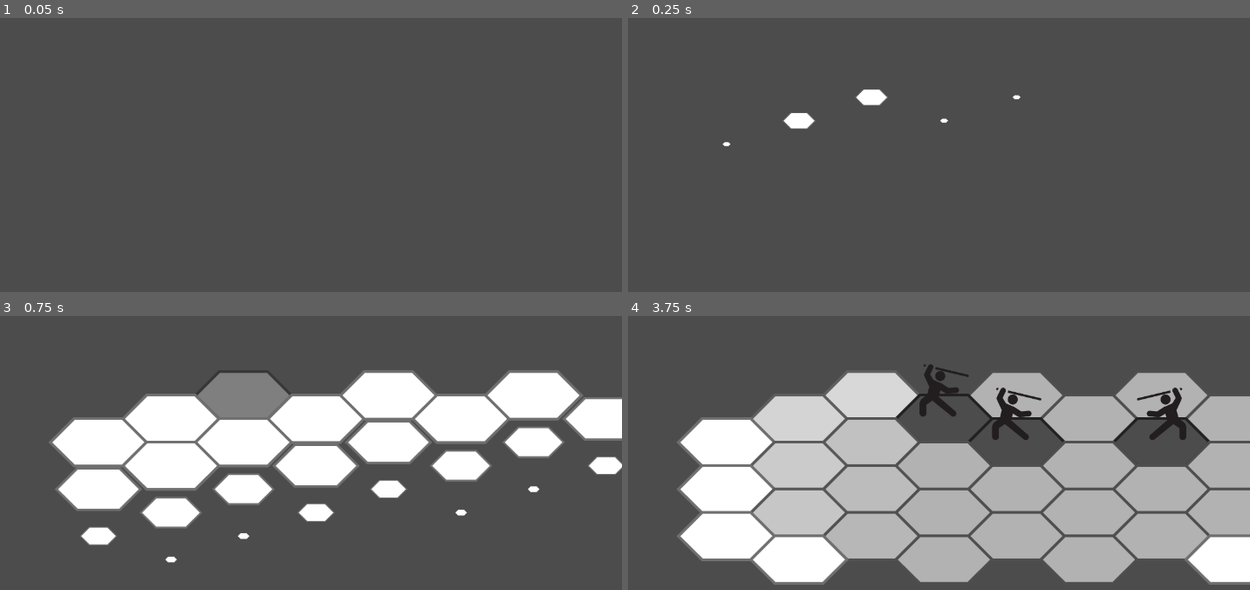
Above: before the commit, frames 1-4 (two rows, left to right).
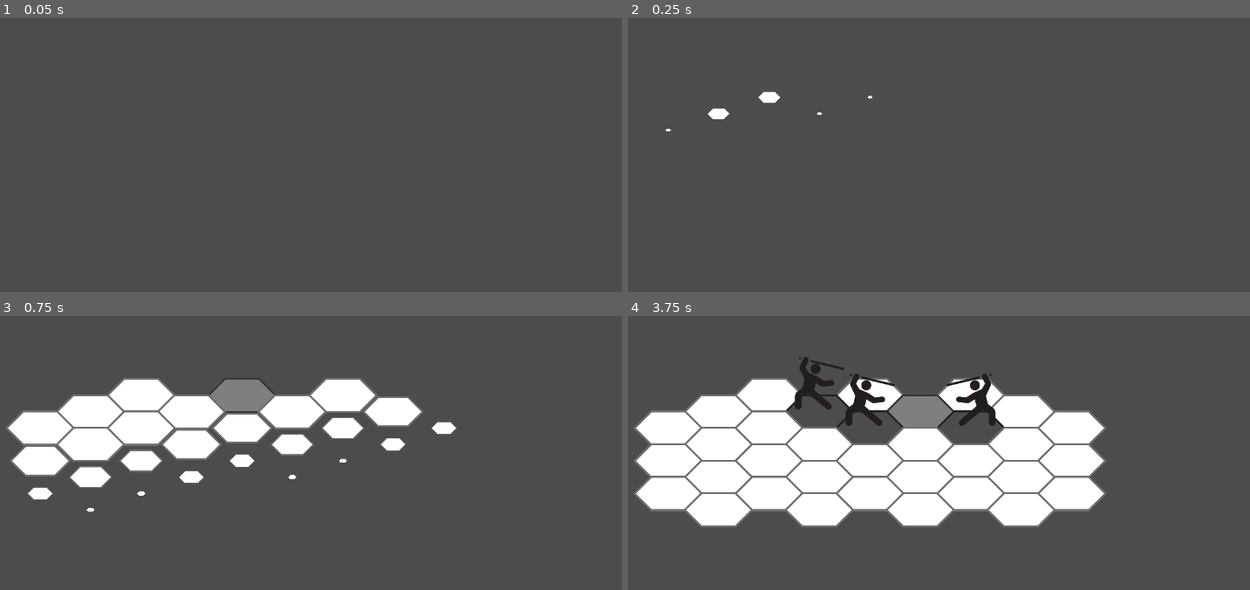
Above: after the commit, the same moments.

Repository: eduregis/hexachronos
Game: Godot game, scene res://View/Scenes/Scene1.tscn
The game is run twice, just before and just after one commit, with the same random seed, the same clock (stepped at 60 frames per second) and the same inputs.
Inputs (mouse positions are in pixels of both pictures, inside the frame that each line leads up to):
- Up to frame 1 (0.05 s): no input
- Up to frame 2 (0.25 s): no input
- Up to frame 3 (0.75 s): tap Enter (ui_accept) at 0.5 s; move the mouse to (242, 395) at 0.52 s; click (242, 395) at 0.67 s
- Up to frame 4 (3.75 s): tap Enter (ui_accept) at 0.77, 1.52, 2.75, 3.02 s; move the mouse to (1013, 395) at 1.27 s; click (1013, 395) at 1.42 s; move the mouse to (1162, 395) at 2.02 s; click (1162, 395) at 2.17 s; move the mouse to (802, 420) at 2.77 s; click (802, 420) at 2.92 s; move the mouse to (945, 420) at 3.52 s; click (945, 420) at 3.67 s

Frame 1 is identical in both runs. In frame 2, 0.8% of the frame differs, in the area x 6-64%, y 26-47%; in frame 3, 25%; in frame 4, 57%, in the area x 0-100%, y 14-99%.
Error before the commit: Invalid get index '0' (on base: 'Array'). (res://Controller/Scenes/Scene1.gd:22)
Error after the commit: Invalid get index '0' (on base: 'Array'). (res://Controller/Scenes/Scene1.gd:25)

Commit message:
background component

Diff:
--- /dev/null
+++ b/Controller/Components/Background.gd
@@ -0,0 +1,32 @@
+extends Control
+
+var makoto_angry = preload("res://Assets/CharacterSprites/makoto_angry.png")
+var black = preload("res://Assets/Scenarios/scenario_black.png")
+
+var actual_background = "black"
+
+
+func change_background(background_code):
+	if actual_background != background_code:
+		var old_background = get_background(actual_background)
+		var new_background = get_background(background_code)
+		$BackgroundBox/TextureRect.texture = new_background
+#		var tween = get_node("Tween")
+
+#		tween.interpolate_property(
+#			$BackgroundBox/TextureRect, "texture", old_background , new_background, 0.6,
+#			Tween.TRANS_LINEAR, Tween.TRANS_LINEAR
+#		)
+#		tween.start()
+		actual_background = background_code
+	else:
+		pass
+
+func get_background(background_code):
+	var background
+	match background_code:
+		"black":
+			background = black
+		"test":
+			background = makoto_angry
+	return background
--- a/Controller/Components/HexagonTile.gd
+++ b/Controller/Components/HexagonTile.gd
@@ -13,7 +13,7 @@
 	$TileHitBox/HitBox.connect("path_move", self, "path_move_to")
 	yield(get_tree().create_timer((tile_index.x + tile_index.y) * 0.1), "timeout")
 	$Tween.interpolate_property(
-		$Sprite, "scale", Vector2.ZERO, Vector2(1, 1), 0.4,
+		$Sprite, "scale", Vector2.ZERO, Vector2(0.7, 0.7), 0.4,
 		Tween.TRANS_LINEAR, Tween.TRANS_LINEAR
 	)
 	$Tween.start()
--- a/Controller/Scenes/BasicScene.gd
+++ b/Controller/Scenes/BasicScene.gd
@@ -3,10 +3,13 @@
 var DialogueBox = preload("res://View/Components/DialogueBox.tscn")
 var Tile = preload("res://View/Components/HexagonTile.tscn")
 var Character = preload("res://View/Components/Character.tscn")
+var Background = preload("res://View/Components/Background.tscn")
 
 var tile_code = []
 var tile_map = []
 var characters = []
+
+var background
 
 var turn_order_index = 0
 var turn_stage = "menu"
@@ -99,7 +102,7 @@
 		x = 0
 		var tile_vector_position = []
 		for cell in array:
-			var tile_position = Vector2(window.x/4 + x*266 + (y % 2)*133, window.y/2 + y *43)
+			var tile_position = Vector2(window.x/6 + x*185 + (y % 2)*92, window.y/2 + y *30)
 			var tile = Tile.instance()
 			tile.set_position(tile_position)
 			tile.tile_index = Vector2(x, y)
@@ -126,15 +129,16 @@
 
 	for character_info in json_result["characters"]:
 		if character_info["name"] == char_name:
-			var character = Character.instance()
-			character.index = Vector2(char_index.x, char_index.y)
-			character.character_info = character_info
-			character.team = team
-			character.set_position(tile_map[char_index.y][char_index.x].position)
-			tile_map[char_index.y][char_index.x].char_tile()
-			character.connect("char_attack_to", self, "command_character_to")
-			characters.append(character)
-			self.add_child(character)
+			if tile_code[char_index.y][char_index.x] == 1:
+				var character = Character.instance()
+				character.index = Vector2(char_index.x, char_index.y)
+				character.character_info = character_info
+				character.team = team
+				character.set_position(tile_map[char_index.y][char_index.x].position)
+				tile_map[char_index.y][char_index.x].char_tile()
+				character.connect("char_attack_to", self, "command_character_to")
+				characters.append(character)
+				self.add_child(character)
 
 func pathfinder(tile_index, char_range):
 	var paths = []
@@ -208,3 +212,13 @@
 	dialogueBox.set_dialogue_code(text_code)
 	dialogueBox.set_position(Vector2(window.x/2, window.y))
 	self.add_child(dialogueBox)
+
+func load_background(background_code):
+	if background == null:
+		var window = get_viewport_rect().size
+		background = Background.instance()
+		background.set_position(Vector2(window.x/2, window.y))
+		background.change_background(background_code)
+		self.add_child(background)
+	else:
+		background.change_background(background_code)
--- a/Controller/Scenes/Scene1.gd
+++ b/Controller/Scenes/Scene1.gd
@@ -1,9 +1,11 @@
 extends "res://Controller/Scenes/BasicScene.gd"
 
 func _ready():
+#	load_background("black")
 	load_tilemap("0001")
 	yield(get_tree().create_timer(1), "timeout")
 	set_ally("Tanker", 1, 1)
 	set_ally("Mechanic", 2, 2)
 	set_foe("Foe", 3, 2)
 #	load_dialogue("0001")
+	pass
--- /dev/null
+++ b/View/Components/Background.tscn
@@ -0,0 +1,37 @@
+[gd_scene load_steps=3 format=2]
+
+[ext_resource path="res://Assets/Scenarios/scenario_black.png" type="Texture" id=1]
+[ext_resource path="res://Controller/Components/Background.gd" type="Script" id=2]
+
+[node name="Background" type="Control"]
+anchor_right = 1.0
+anchor_bottom = 1.0
+script = ExtResource( 2 )
+__meta__ = {
+"_edit_use_anchors_": false
+}
+
+[node name="BackgroundBox" type="Control" parent="."]
+anchor_left = 0.5
+anchor_top = 0.994
+anchor_right = 0.5
+anchor_bottom = 0.994
+margin_left = -640.0
+margin_top = -715.68
+margin_right = 639.0
+margin_bottom = 0.320007
+
+[node name="TextureRect" type="TextureRect" parent="BackgroundBox"]
+anchor_right = 1.0
+anchor_bottom = 1.0
+margin_left = -6.0
+margin_top = -7.0
+margin_right = 9.0
+margin_bottom = 8.0
+texture = ExtResource( 1 )
+expand = true
+stretch_mode = 1
+__meta__ = {
+"_edit_group_": true,
+"_edit_use_anchors_": false
+}
--- a/project.godot
+++ b/project.godot
@@ -25,6 +25,8 @@
 window/size/height=720
 window/size/resizable=false
 window/size/fullscreen=true
+window/stretch/mode="2d"
+window/stretch/aspect="keep"
 
 [rendering]
 
Binary file added: Assets/Scenarios/scenario_black.png
Not shown, added: Assets/Scenarios/scenario_black.png.import
Binary file added: Assets/Scenarios/test_tela.png
Not shown, added: Assets/Scenarios/test_tela.png.import
